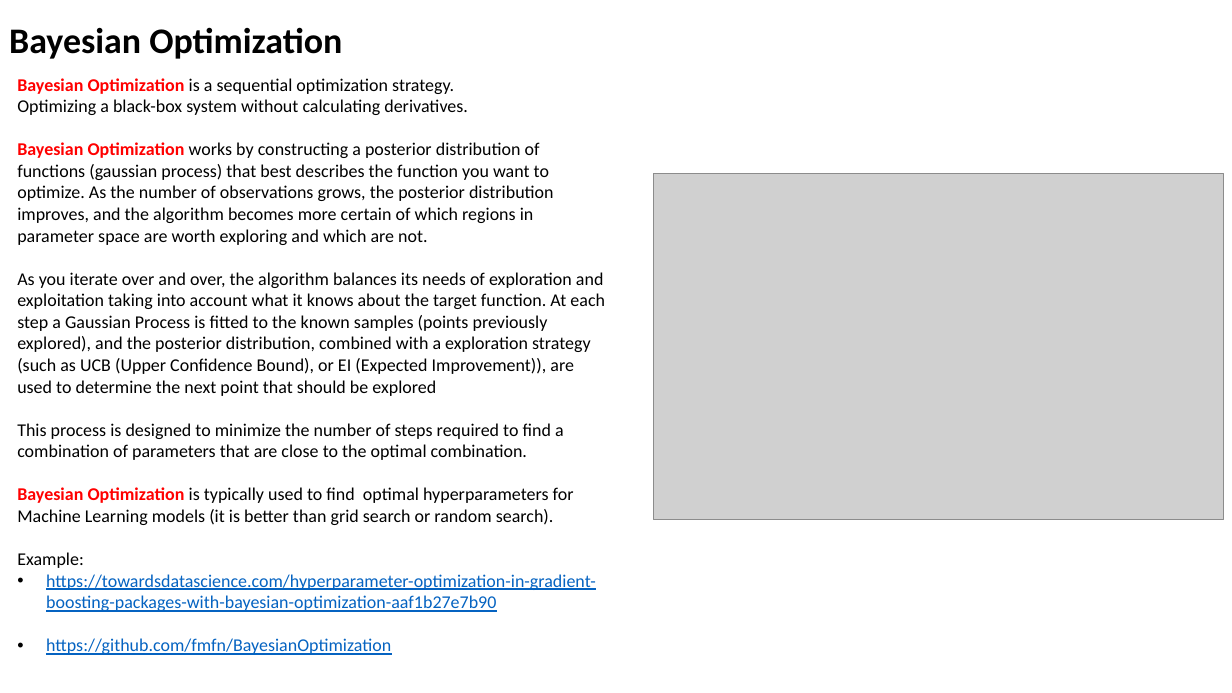
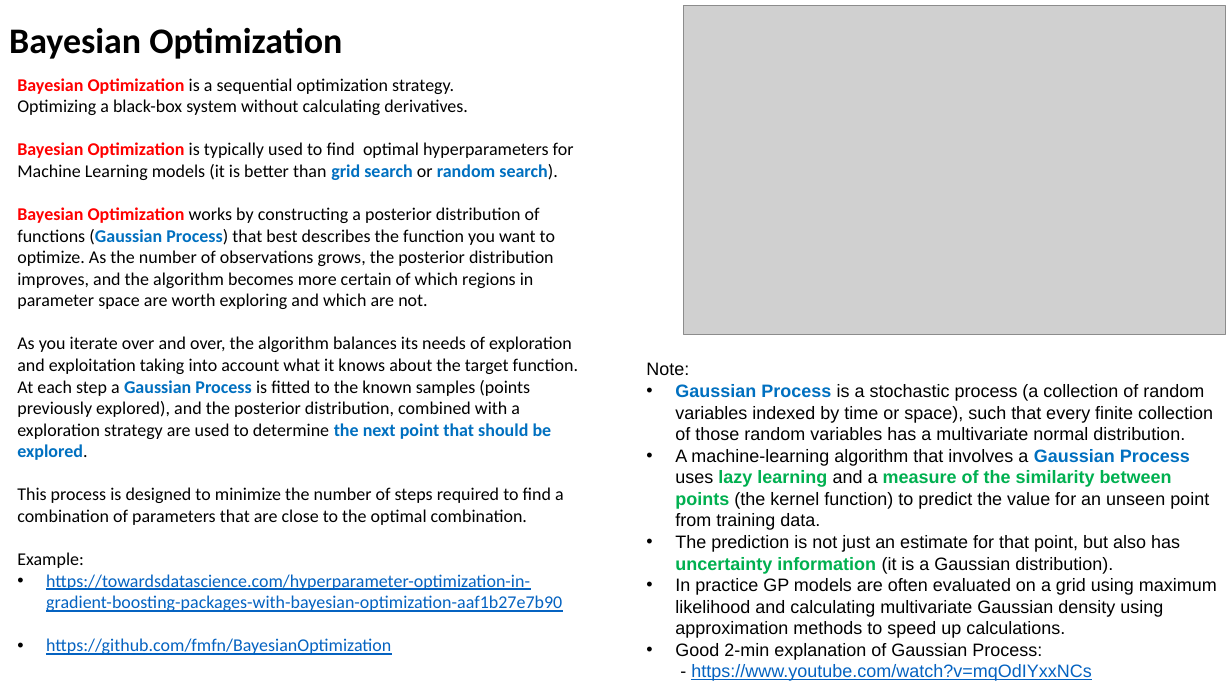
Before and after one commit to lselector/ml_ai_doc, a slide deck: slide 9 of Bayes_Bayesian.pptx. Drawn at 1232x693 pixels with LibreOffice and Linux fonts; fonts in the diff are those of the drawing; grey boxes stand for pictures. Boxes give left, top, right and bottom in pixels: in the first picture for what was removed or moved away, otherwise in the second. Text is boxed around its words. In the diff, an @@ line names an element or a change of style, - is before the commit and + after.

```diff
--- a/Bayes_Bayesian.pptx
+++ b/Bayes_Bayesian.pptx
@@ picture: place and size @@
-picture at [653, 174, 1225, 520]
+picture at [683, 6, 1226, 335]
@@ text at [17, 142, 578, 460]: text changed @@
-Bayesian Optimization works by constructing a posterior distribution of functions (gaussian process) that best describes the function you want to optimize. As the number of observations grows, the posterior distribution improves, and the algorithm becomes more certain of which regions in parameter space are worth exploring and which are not.
-As you iterate over and over, the algorithm balances its needs of exploration and exploitation taking into account what it knows about the target function. At each step a Gaussian Process is fitted to the known samples (points previously explored), and the posterior distribution, combined with a exploration strategy (such as UCB (Upper Confidence Bound), or EI (Expected Improvement)), are used to determine the next point that should be explored
+Bayesian Optimization is typically used to find optimal hyperparameters for Machine Learning models (it is better than grid search or random search).
+Bayesian Optimization works by constructing a posterior distribution of functions (Gaussian Process) that best describes the function you want to optimize. As the number of observations grows, the posterior distribution improves, and the algorithm becomes more certain of which regions in parameter space are worth exploring and which are not.
+As you iterate over and over, the algorithm balances its needs of exploration and exploitation taking into account what it knows about the target function. At each step a Gaussian Process is fitted to the known samples (points previously explored), and the posterior distribution, combined with a exploration strategy are used to determine the next point that should be explored.
@@ text added at [646, 362, 1217, 681], 14 pt, text #000000 @@
+Note:
+• Gaussian Process is a stochastic process (a collection of random variables indexed by time or space), such that every finite collection of those random variables has a multivariate normal distribution.
+• A machine-learning algorithm that involves a Gaussian Process uses lazy learning and a measure of the similarity between points (the kernel function) to predict the value for an unseen point from training data.
+• The prediction is not just an estimate for that point, but also has uncertainty information (it is a Gaussian distribution).
+• In practice GP models are often evaluated on a grid using maximum likelihood and calculating multivariate Gaussian density using approximation methods to speed up calculations.
+• Good 2-min explanation of Gaussian Process:
+  - https://www.youtube.com/watch?v=mqOdIYxxNCs
@@ text at [17, 487, 574, 525]: paragraph removed @@
-Bayesian Optimization is typically used to find optimal hyperparameters for Machine Learning models (it is better than grid search or random search).
```
Also in this commit, not shown: 5 other slides changed.
